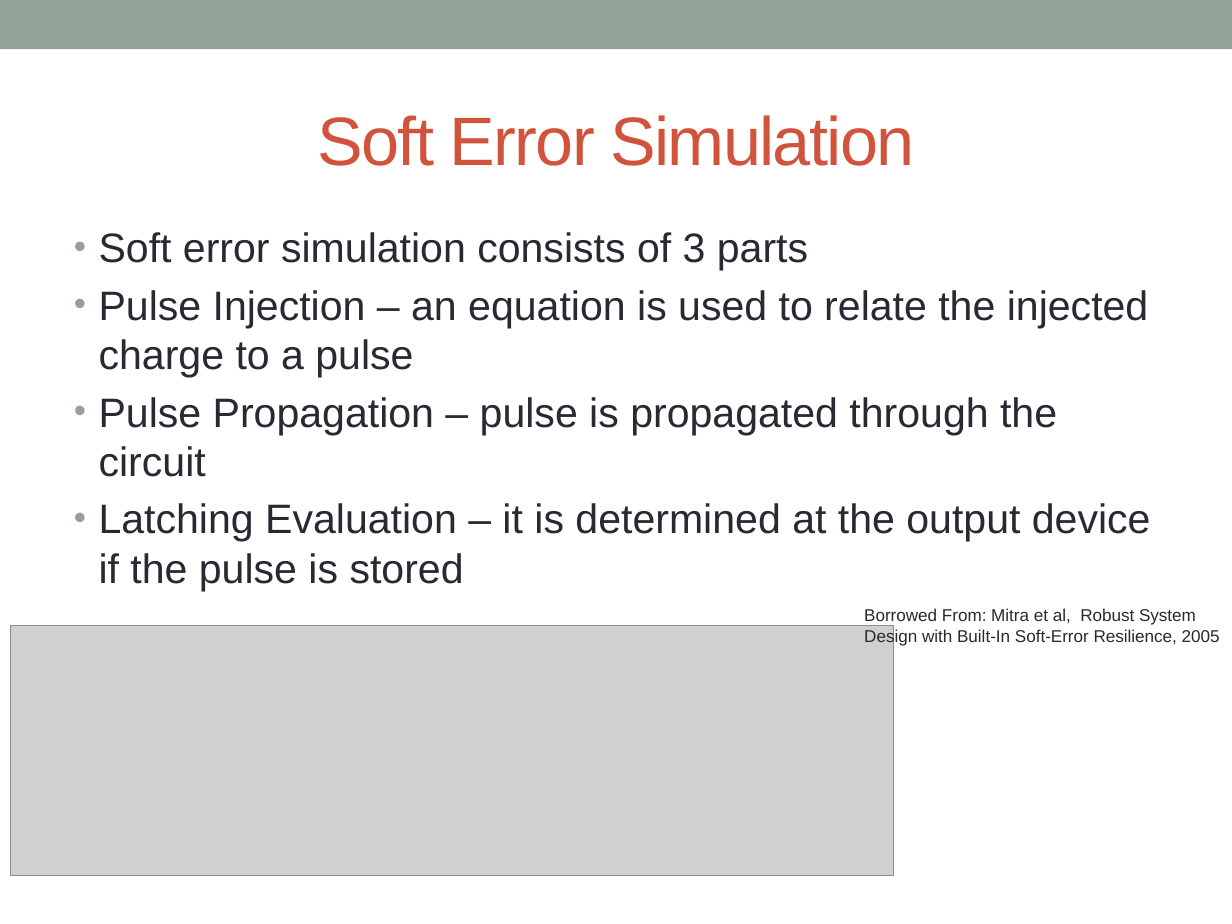
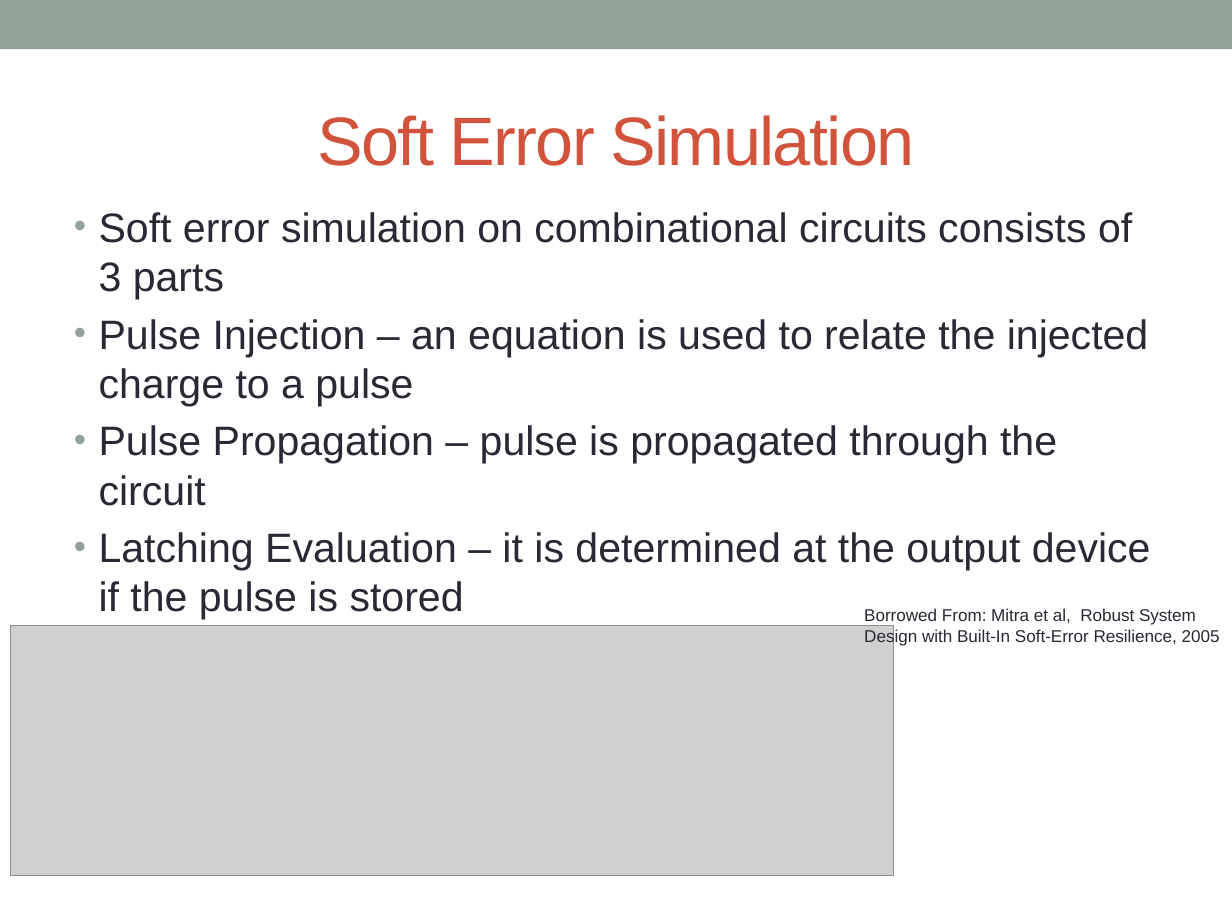
Before and after one commit to acwatkins88/Fast_SET, a slide deck: slide 41 of Dissertation/Dissertation Defense/Dissertation Defense.pptx (slide 39 before the commit). Drawn at 1232x924 pixels with LibreOffice and Linux fonts; fonts in the diff are those of the drawing; grey boxes stand for pictures; background and template pictures are left out. Boxes give left, top, right and bottom in pixels: in the first picture for what was removed or moved away, otherwise in the second. Text is boxed around its words. In the diff, an @@ line names an element or a change of style, - is before the commit and + after.

```diff
--- a/Dissertation/Dissertation Defense/Dissertation Defense.pptx
+++ b/Dissertation/Dissertation Defense/Dissertation Defense.pptx
@@ text "Soft error simulation on combinational ...": place and size @@
-text "Soft error simulation on combinational ..." at box(99, 232, 1151, 591)
+text "Soft error simulation on combinational ..." at box(99, 212, 1151, 620)
@@ text at box(99, 212, 1132, 299): text changed @@
-• Soft error simulation consists of 3 parts
+• Soft error simulation on combinational circuits consists of 3 parts
```
Also in this commit, not shown: 23 other slides changed, 5 slides added, 1 slide removed, 15 other files.
